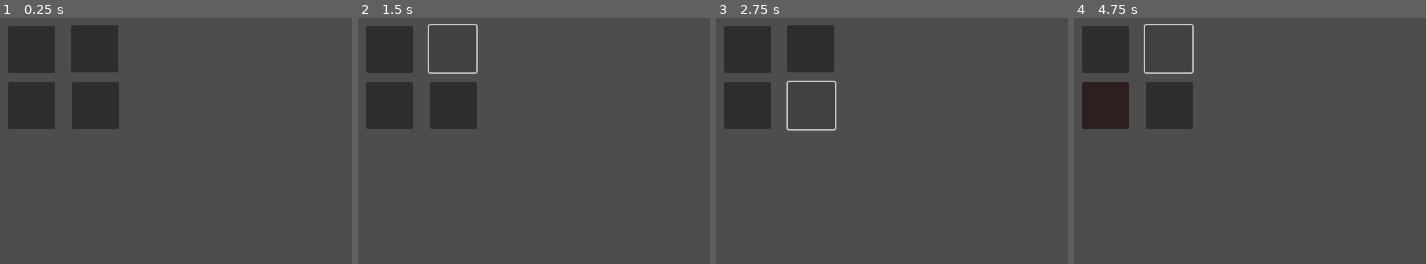
Above: before the commit, frames 1-4 (left to right).
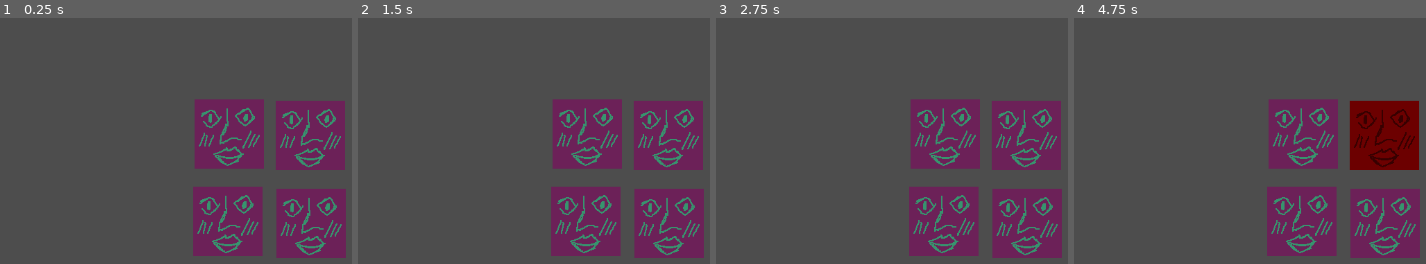
Above: after the commit, the same moments.

Repository: Tejuay/music-game
Game: Godot game, scene res://Main.tscn
Two runs of this game, one before a commit and one after it. Both use one fixed random seed, a clock stepped at 60 frames per second and the inputs below.
Inputs (mouse positions are in pixels of both pictures, inside the frame that each line leads up to; where the layout moved, square brackets give the same spot in the first picture):
- Up to frame 1 (0.25 s): no input
- Up to frame 2 (1.5 s): click (667, 224) [389, 49] at 0.5 s; click (586, 133) [453, 49] at 1.25 s
- Up to frame 3 (2.75 s): click (944, 222) [811, 106] at 2 s
- Up to frame 4 (4.75 s): click (1383, 136) [1105, 106] at 2.75 s; click (1383, 224) [1105, 49] at 3.5 s; click (1302, 133) [1169, 49] at 4.25 s

The runs differ from the first frame. In frame 1, 31% of the frame differs, in the area x 2-99%, y 2-98%; in frame 2, 29%; in frame 3, 29%; in frame 4, 29%.

Commit message:
Game WIP 2.0 (i made some updates

Diff:
--- a/music-game/Main.tscn
+++ b/music-game/Main.tscn
@@ -1,30 +1,40 @@
-[gd_scene load_steps=2 format=3 uid="uid://d2cu23j2o2oy3"]
+[gd_scene load_steps=4 format=3 uid="uid://d2cu23j2o2oy3"]
 
 [ext_resource type="Script" path="res://Musicgame.gd" id="1_pt1eu"]
+[ext_resource type="Texture2D" uid="uid://bjgt68uswdsf4" path="res://art/Button 1 (off).png" id="3_qghvq"]
+[ext_resource type="Texture2D" uid="uid://bm0x8kp3uty4l" path="res://art/Button 1 (on).png" id="4_soxk4"]
 
 [node name="Node2D" type="Node2D"]
 script = ExtResource("1_pt1eu")
 
-[node name="Button 1" type="Button" parent="."]
-offset_left = 13.0
-offset_top = 23.0
-offset_right = 81.0
-offset_bottom = 91.0
+[node name="Button 1" type="TextureButton" parent="."]
+offset_left = 400.0
+offset_top = 258.0
+offset_right = 500.0
+offset_bottom = 358.0
+texture_normal = ExtResource("3_qghvq")
+texture_pressed = ExtResource("4_soxk4")
 
-[node name="Button 2" type="Button" parent="."]
-offset_left = 104.0
-offset_top = 22.0
-offset_right = 172.0
-offset_bottom = 90.0
+[node name="Button 2" type="TextureButton" parent="."]
+offset_left = 282.0
+offset_top = 129.0
+offset_right = 382.0
+offset_bottom = 230.0
+texture_normal = ExtResource("3_qghvq")
+texture_pressed = ExtResource("4_soxk4")
 
-[node name="Button 3" type="Button" parent="."]
-offset_left = 105.0
-offset_top = 104.0
-offset_right = 173.0
-offset_bottom = 172.0
+[node name="Button 3" type="TextureButton" parent="."]
+offset_left = 280.0
+offset_top = 255.0
+offset_right = 380.0
+offset_bottom = 355.0
+texture_normal = ExtResource("3_qghvq")
+texture_pressed = ExtResource("4_soxk4")
 
-[node name="Button 4" type="Button" parent="."]
-offset_left = 13.0
-offset_top = 104.0
-offset_right = 81.0
-offset_bottom = 172.0
+[node name="Button 4" type="TextureButton" parent="."]
+offset_left = 399.0
+offset_top = 131.0
+offset_right = 499.0
+offset_bottom = 231.0
+texture_normal = ExtResource("3_qghvq")
+texture_pressed = ExtResource("4_soxk4")
--- a/music-game/Musicgame.gd
+++ b/music-game/Musicgame.gd
@@ -7,10 +7,13 @@
 var is_playing_sequence : bool = false  # Prevent clicking during sequence playback
 
 # Declare buttons with onready to connect them when the scene is ready
-@onready var button1 : Button = $'Button 1'
-@onready var button2 : Button = $'Button 2'
-@onready var button3 : Button = $'Button 3'
-@onready var button4 : Button = $'Button 4'
+@onready var button1 : TextureButton = $'Button 1'
+@onready var button2 : TextureButton = $'Button 2'
+@onready var button3 : TextureButton = $'Button 3'
+@onready var button4 : TextureButton = $'Button 4'
+
+# Texture for when the button is pressed (assign this in the editor)
+@export var pressed_texture : Texture
 
 func _ready():
 	# Connect button signals with the index using bind() instead of directly passing an array
@@ -40,8 +43,8 @@
 		audio_player.stream = sound
 		audio_player.play()
 
-		# Add visual feedback (e.g., flash button)
-		var button : Button = get_node("Button " + str(index + 1)) as Button
+		# Add visual feedback (flash button)
+		var button : TextureButton = get_node("Button " + str(index + 1)) as TextureButton
 		flash_button(button)
 
 		# Wait for each sound to play (use await to handle asynchronous behavior)
@@ -49,11 +52,19 @@
 
 	is_playing_sequence = false  # Allow user to interact after the sequence is played
 
-# Flash button when sound plays
-func flash_button(button : Button) -> void:
-	button.modulate = Color(1, 0, 0)  # Change color to red
-	await get_tree().create_timer(0.2).timeout  # Wait for a short time
-	button.modulate = Color(1, 1, 1)  # Reset color to normal
+# Flash button when sound plays (using color modulation instead of texture change)
+func flash_button(button : TextureButton) -> void:
+	# Store the original color (normal state)
+	var original_modulate = button.modulate
+
+	# Set the button's color to a bright color for flashing effect
+	button.modulate = Color(1, 0, 0)  # Flash with red color
+
+	# Wait for a short time before returning to the original color
+	await get_tree().create_timer(0.2).timeout
+
+	# Reset the color back to the original color
+	button.modulate = original_modulate
 
 # Handle button clicks
 func _on_button_pressed(button_index : int) -> void:
--- /dev/null
+++ b/music-game/buttonpressed.gd
@@ -0,0 +1,24 @@
+extends Node2D
+
+@onready var button1 : TextureButton = $'Button 1'
+@onready var button2 : TextureButton = $'Button 2'
+@onready var button3 : TextureButton = $'Button 3'
+@onready var button4 : TextureButton = $'Button 4'
+
+func _ready():
+	# Connect the "pressed" signal for each button
+	button1.connect("pressed", Callable(self, "_on_button_pressed").bind(0))
+	button2.connect("pressed", Callable(self, "_on_button_pressed").bind(1))
+	button3.connect("pressed", Callable(self, "_on_button_pressed").bind(2))
+	button4.connect("pressed", Callable(self, "_on_button_pressed").bind(3))
+
+func _on_button_pressed(button_index: int) -> void:
+	match button_index:
+		0:
+			print("Button 1 pressed")
+		1:
+			print("Button 2 pressed")
+		2:
+			print("Button 3 pressed")
+		3:
+			print("Button 4 pressed")
--- /dev/null
+++ b/music-game/custom_drawing.gd
@@ -0,0 +1,11 @@
+extends Node2D
+
+
+# Called when the node enters the scene tree for the first time.
+func _ready() -> void:
+	pass # Replace with function body.
+
+
+# Called every frame. 'delta' is the elapsed time since the previous frame.
+func _process(delta: float) -> void:
+	pass
--- a/music-game/project.godot
+++ b/music-game/project.godot
@@ -13,4 +13,4 @@
 config/name="Music Game"
 run/main_scene="res://Main.tscn"
 config/features=PackedStringArray("4.3", "Forward Plus")
-config/icon="res://icon.svg"
+config/icon="res://art/icon.svg"
Binary file added: music-game/art/Button 1 (off).png
Not shown, changed: music-game/art/Button 1 (off).png.import
Binary file added: music-game/art/Button 1 (on).png
Not shown, added: music-game/art/Button 1 (on).png.import
Renamed: music-game/icon.svg -> music-game/art/icon.svg
Not shown, added: music-game/art/icon.svg.import
